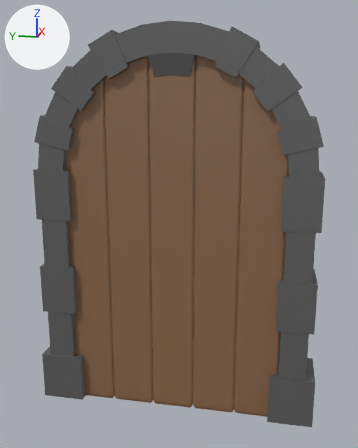
What one commit did to the Blender file Caete_EOMisterioDaFlorestaMutante/Assets/Objects3D/MidGround/porta_mina.blend.
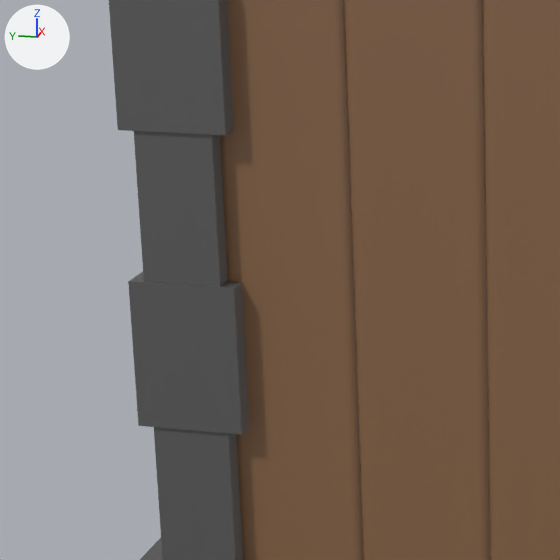
Each version is shown whole from a 50 mm lens placed at (-3.184, -0.664, 1.299), pointed at (0.015, -0.024, 0.499), then close up on the part from 0% to 49% of the width and 40% to 79% of the height. The lights are fixed; the arrows at upper left show +X, +Y and +Z.

In view in the first close-up: 'Porta'.
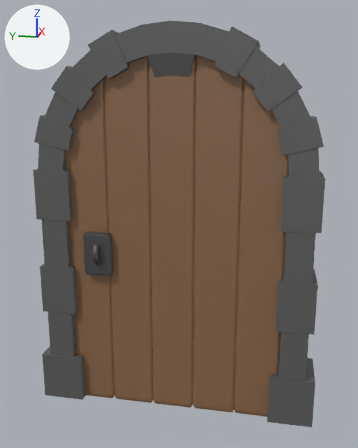
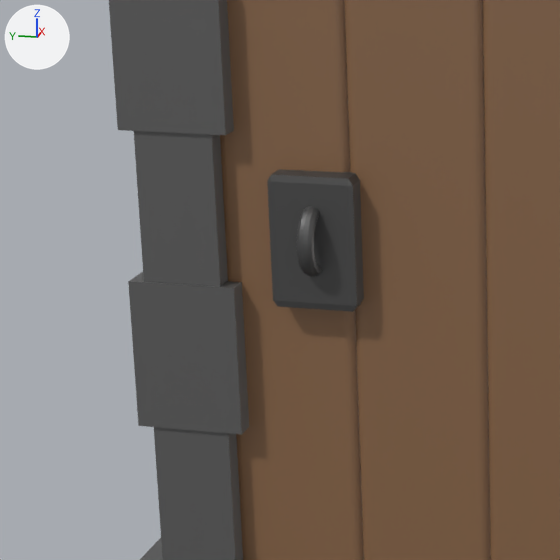
Location of each change, (x1, y1, x2, y2) in pixels of the close-ups (560 x 560 px):
part 1 of me_cubo_003, added (black): after (267, 169, 364, 312)
part 2 of me_cubo_003, added: after (297, 206, 322, 277)

The change, as a list of edits to the scene's bpy script:
```text
Change me_cubo_003:
    where me_cubo_003.from_pydata(...)  # 2146 vertices, 2144 faces; spans x -10.7..2.9, y -15.7..4.9, z -7.7..10.1
    used by ob_porta; location = (0.141, 0.496, 0.303); scale = (0.0282, 0.0934, 0.145)
    me_cubo_003 part 1: the loose piece of 24 vertices spanning x -1.0..1.0, y -1.0..1.0, z -1.0..1.0 is copied, and the copy is turned 180 degrees about the z axis through its middle, then moved by (-9.7, 0.1, 0.0); it spans x -10.7..-8.7, y -0.9..1.1, z -1.0..1.0
    me_cubo_003 part 2: the loose piece of 300 vertices spanning x 0.8..2.9, y -0.2..0.2, z -0.5..0.6 is copied, and the copy is turned 180 degrees about the z axis through its middle, then moved by (-13.4, 0.0, 0.0); it spans x -12.6..-10.5, y -0.1..0.3, z -0.5..0.6
```
